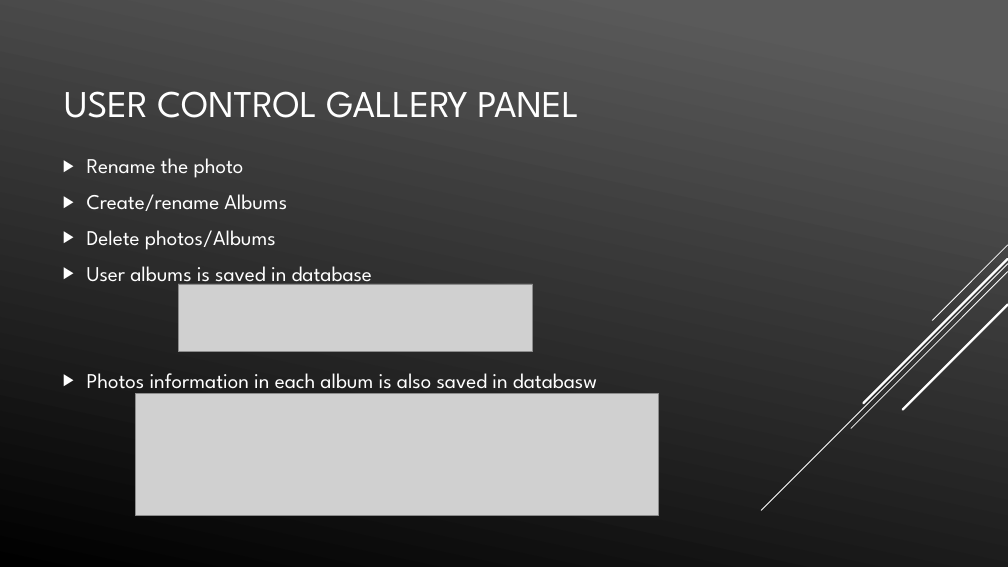
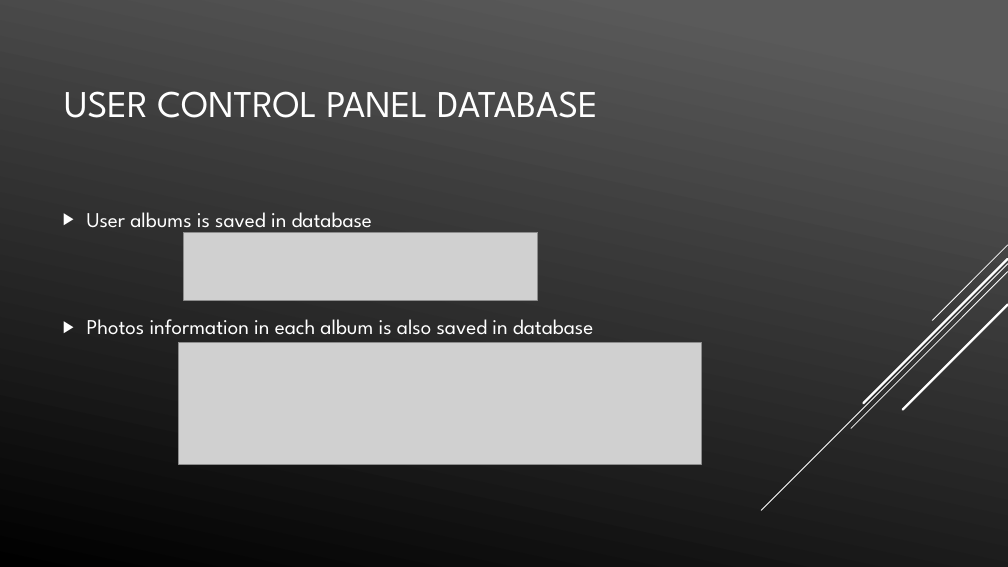
Before and after one commit to vdc1703/COMP5130F2018, a slide deck: slide 9 of Final-Powerpoint/Final.pptx. Drawn at 1008x567 pixels with LibreOffice and Linux fonts; fonts in the diff are those of the drawing; grey boxes stand for pictures. Boxes give left, top, right and bottom in pixels: in the first picture for what was removed or moved away, otherwise in the second. Text is boxed around its words. In the diff, an @@ line names an element or a change of style, - is before the commit and + after.

```diff
--- a/Final-Powerpoint/Final.pptx
+++ b/Final-Powerpoint/Final.pptx
@@ title at (64,91,598,118): text changed @@
-USER CONTROL GALLERY PANEL
+USER CONTROL PANEL DATABASE
@@ text at (87,158,287,250): paragraphs removed @@
-▶ Rename the photo
-▶ Create/rename Albums
-▶ Delete photos/Albums
@@ picture: place and size @@
-picture at (178,284,533,352)
+picture at (184,232,538,300)
@@ text at (87,319,593,335): text changed @@
-▶ Photos information in each album is also saved in databasw
+▶ Photos information in each album is also saved in database
@@ picture: place and size @@
-picture at (135,393,659,515)
+picture at (178,342,702,464)
```
Also in this commit, not shown: 7 other slides changed, 1 slide added.
